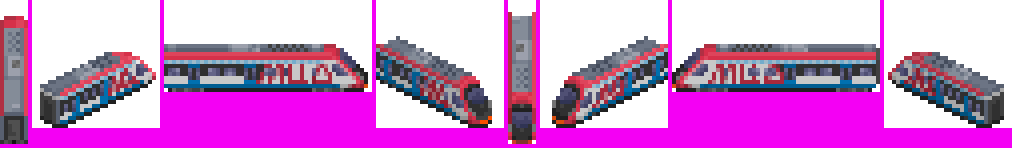
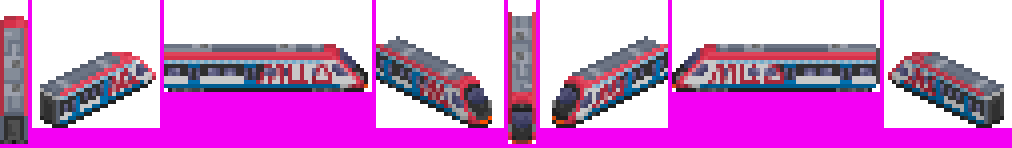
Layers edited between the first and the second (1012, 148) image:
hid "3-4 roof" over bbox(4, 16, 988, 112)
